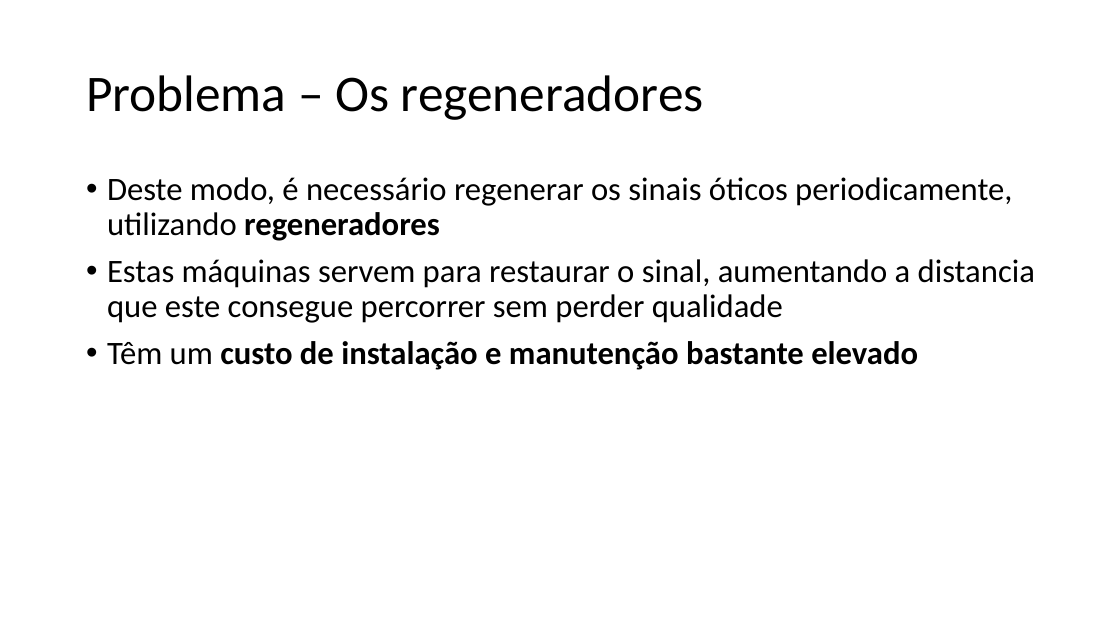
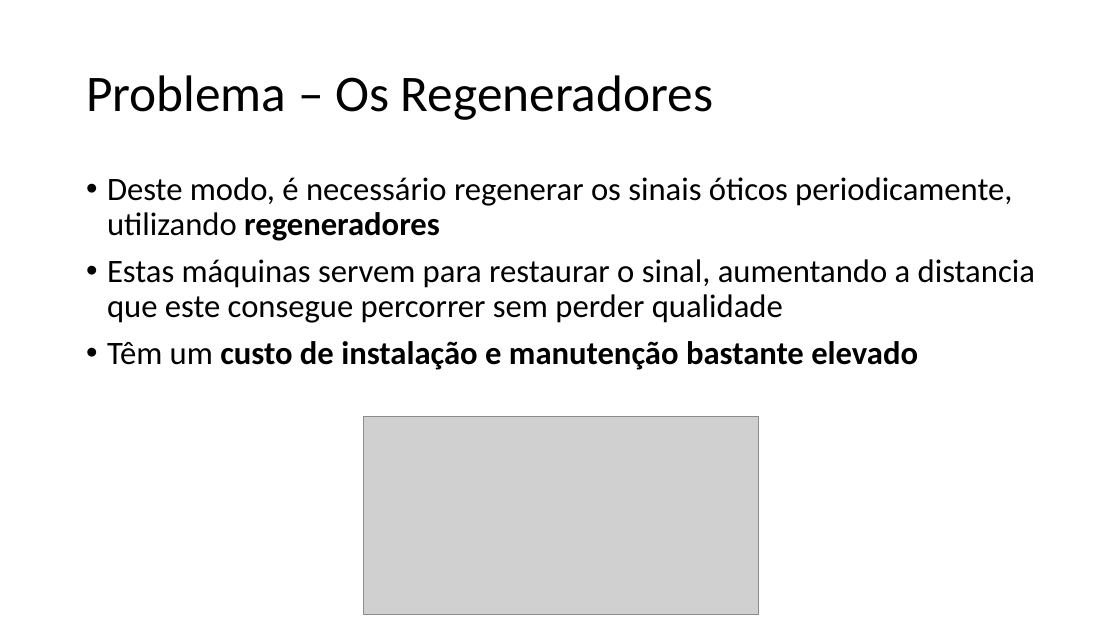
Before and after one commit to xQsme/RLP_Qt, a slide deck: slide 5 of powerpoint_defesa.pptx. Drawn at 1120x630 pixels with LibreOffice and Linux fonts; fonts in the diff are those of the drawing; grey boxes stand for pictures. Boxes give left, top, right and bottom in pixels: in the first picture for what was removed or moved away, otherwise in the second. Text is boxed around its words. In the diff, an @@ line names an element or a change of style, - is before the commit and + after.

```diff
--- a/powerpoint_defesa.pptx
+++ b/powerpoint_defesa.pptx
@@ title at (x1=86, y1=75, x2=714, y2=120): text changed @@
-Problema – Os regeneradores
+Problema – Os Regeneradores
@@ picture added at (x1=363, y1=417, x2=758, y2=614) @@
```
Also in this commit, not shown: 1 other slide changed, 4 slides added.
